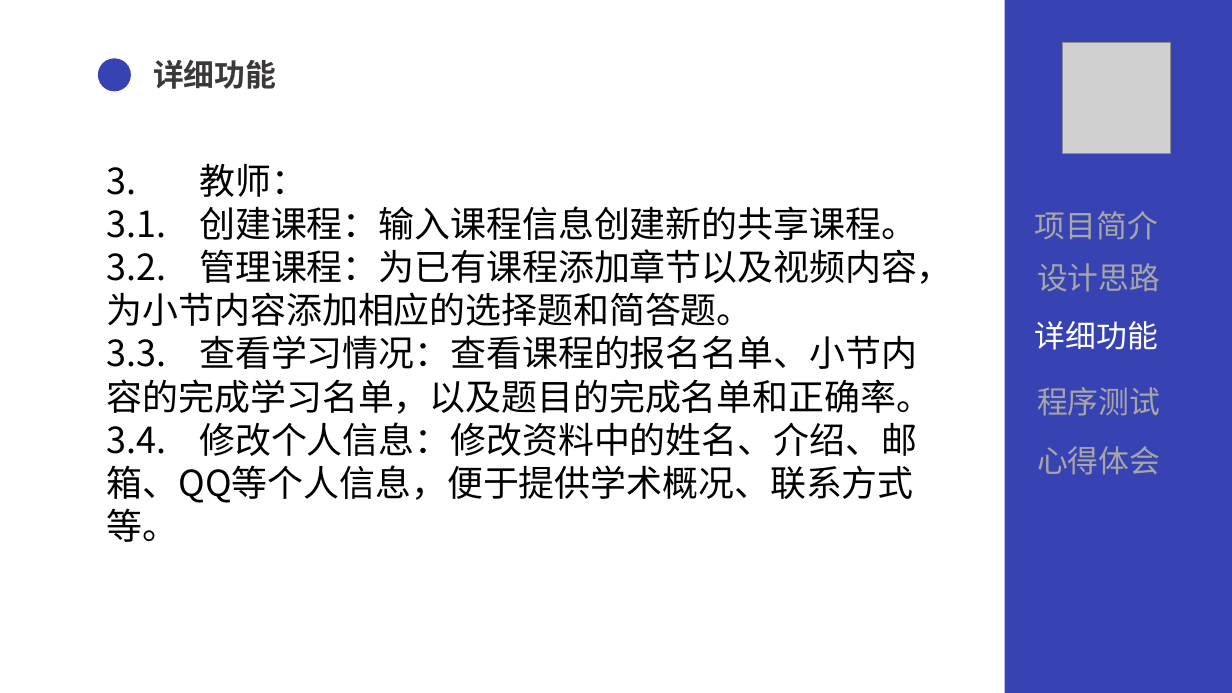
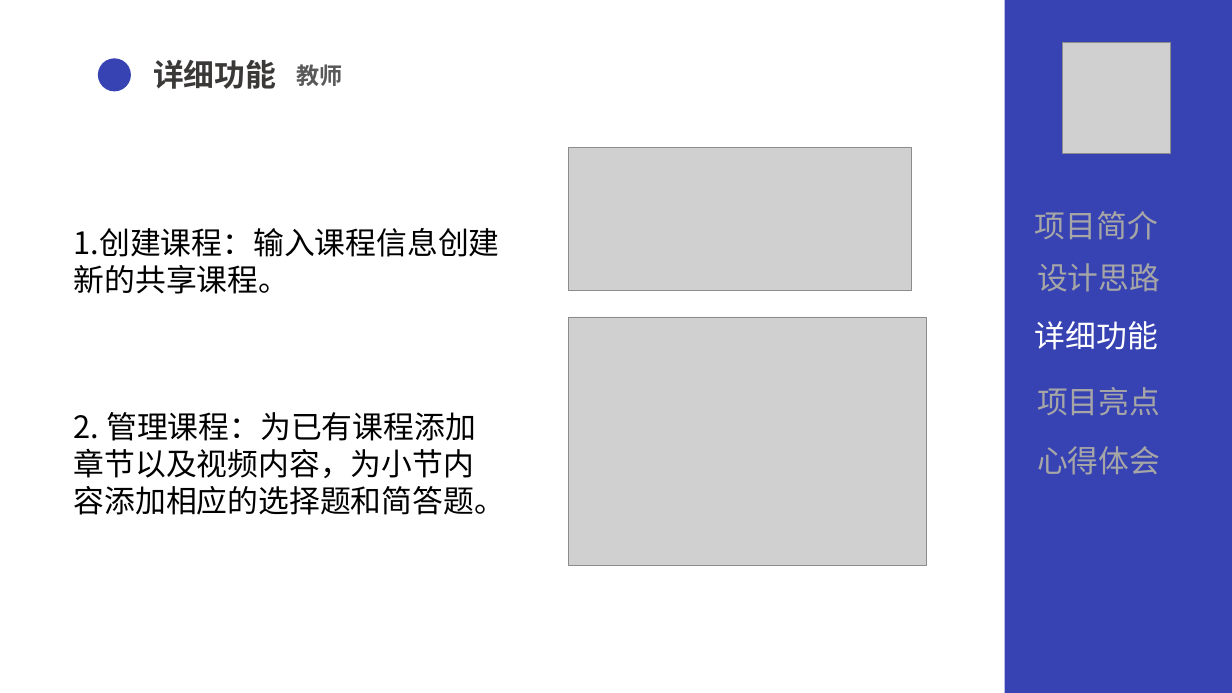
Before and after one commit to wang-kaopu/assignment, a slide deck: slide 9 of document/QG汇报.pptx. Drawn at 1232x693 pixels with LibreOffice and Linux fonts; fonts in the diff are those of the drawing; grey boxes stand for pictures. Boxes give left, top, right and bottom in pixels: in the first picture for what was removed or moved away, otherwise in the second. Text is boxed around its words. In the diff, an @@ line names an element or a change of style, - is before the commit and + after.

Commit message:
refactor:修改PPT和项目文档

```diff
--- a/document/QG汇报.pptx
+++ b/document/QG汇报.pptx
@@ text added at (297, 64, 343, 86), 18 pt, text #595959, bold @@
+教师
@@ picture added at (568, 147, 911, 290) @@
@@ text at (74, 228, 505, 515): text changed; size 28 to 24 pt @@
-3. 教师：
-3.1. 创建课程：输入课程信息创建新的共享课程。
-3.2. 管理课程：为已有课程添加章节以及视频内容，为小节内容添加相应的选择题和简答题。
-3.3. 查看学习情况：查看课程的报名名单、小节内容的完成学习名单，以及题目的完成名单和正确率。
-3.4. 修改个人信息：修改资料中的姓名、介绍、邮箱、QQ等个人信息，便于提供学术概况、联系方式等。
+1.创建课程：输入课程信息创建新的共享课程。
+2. 管理课程：为已有课程添加章节以及视频内容，为小节内容添加相应的选择题和简答题。
@@ picture added at (568, 317, 926, 566) @@
@@ text at (1037, 387, 1160, 415): text changed @@
-程序测试
+项目亮点
```
Also in this commit, not shown: 8 other slides changed, 6 slides added, 1 other file.
